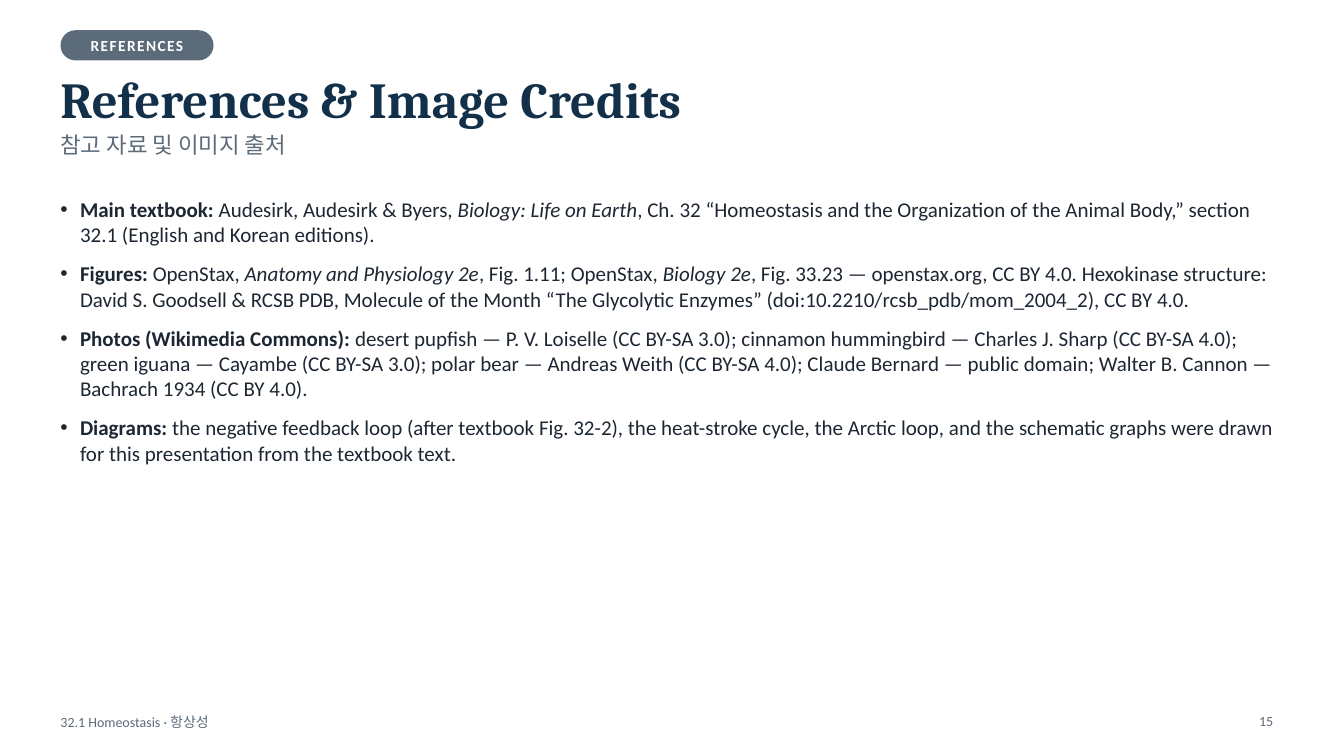
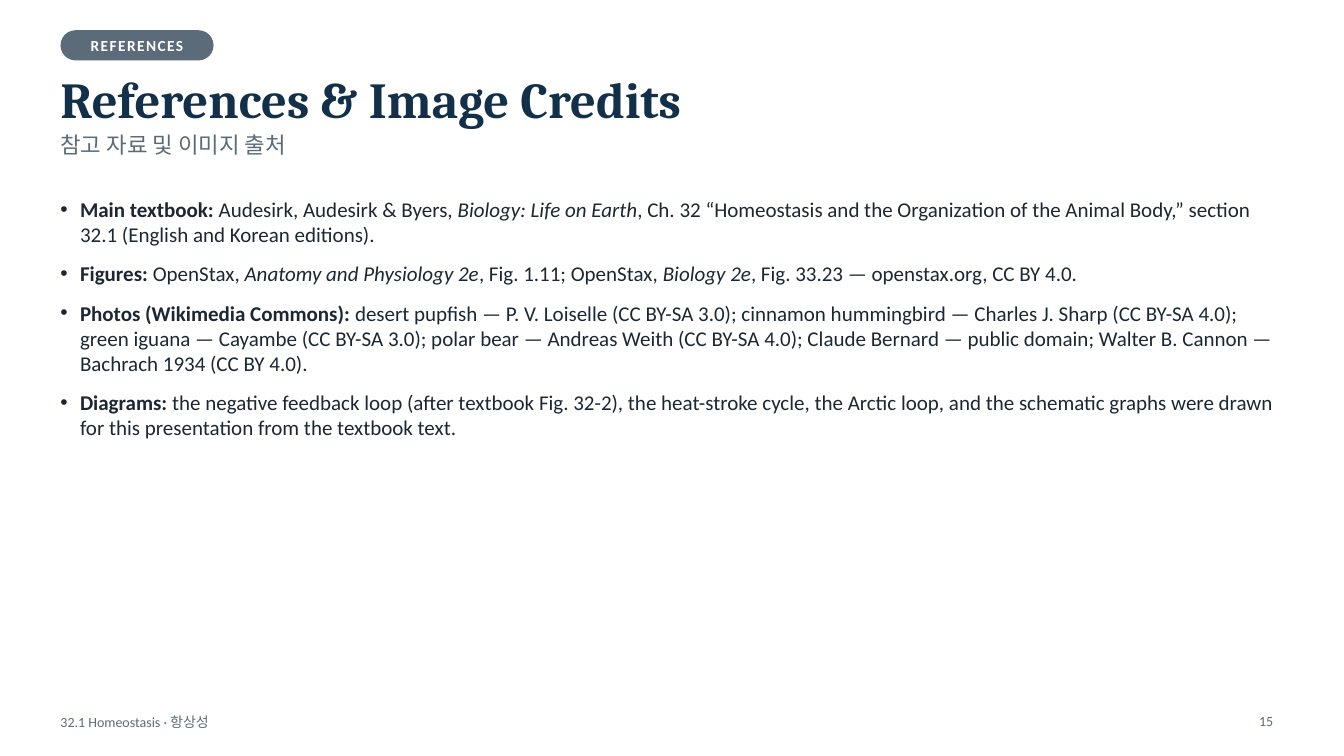
Before and after one commit to coula0908/biology, a slide deck: slide 15 of 32.1_homeostasis/32.1_Homeostasis_short.pptx. Drawn at 1344x756 pixels with LibreOffice and Linux fonts; fonts in the diff are those of the drawing. Boxes give left, top, right and bottom in pixels: in the first picture for what was removed or moved away, otherwise in the second. Text is boxed around its words. In the diff, an @@ line names an element or a change of style, - is before the commit and + after.

```diff
--- a/32.1_homeostasis/32.1_Homeostasis_short.pptx
+++ b/32.1_homeostasis/32.1_Homeostasis_short.pptx
@@ text at [80, 266, 1077, 285]: text changed @@
-• Figures: OpenStax, Anatomy and Physiology 2e, Fig. 1.11; OpenStax, Biology 2e, Fig. 33.23 — openstax.org, CC BY 4.0. Hexokinase structure: David S. Goodsell & RCSB PDB, Molecule of the Month “The Glycolytic Enzymes” (doi:10.2210/rcsb_pdb/mom_2004_2), CC BY 4.0.
+• Figures: OpenStax, Anatomy and Physiology 2e, Fig. 1.11; OpenStax, Biology 2e, Fig. 33.23 — openstax.org, CC BY 4.0.
```
Also in this commit, not shown: 1 other slide changed, 6 other files.
